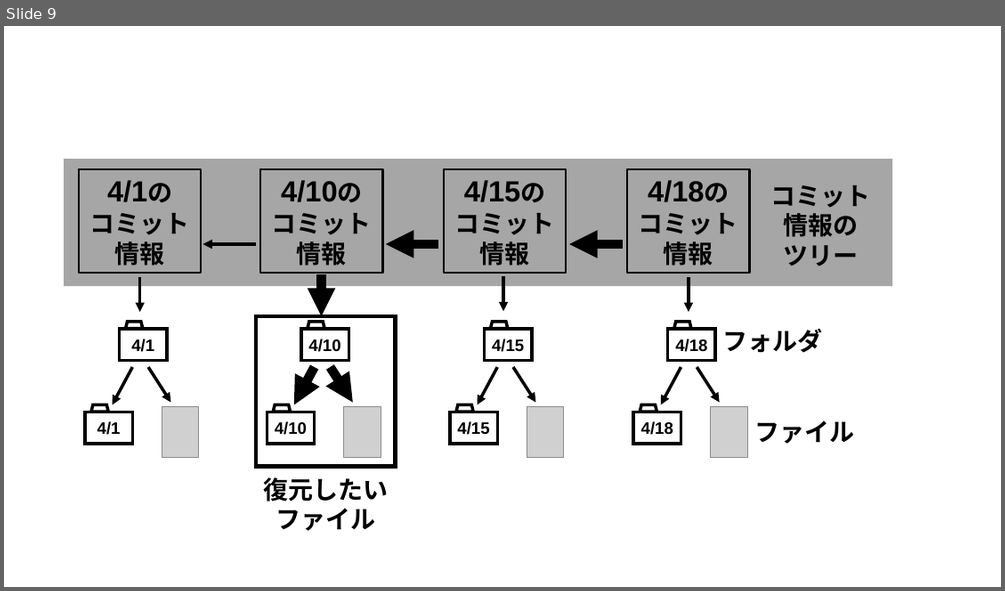
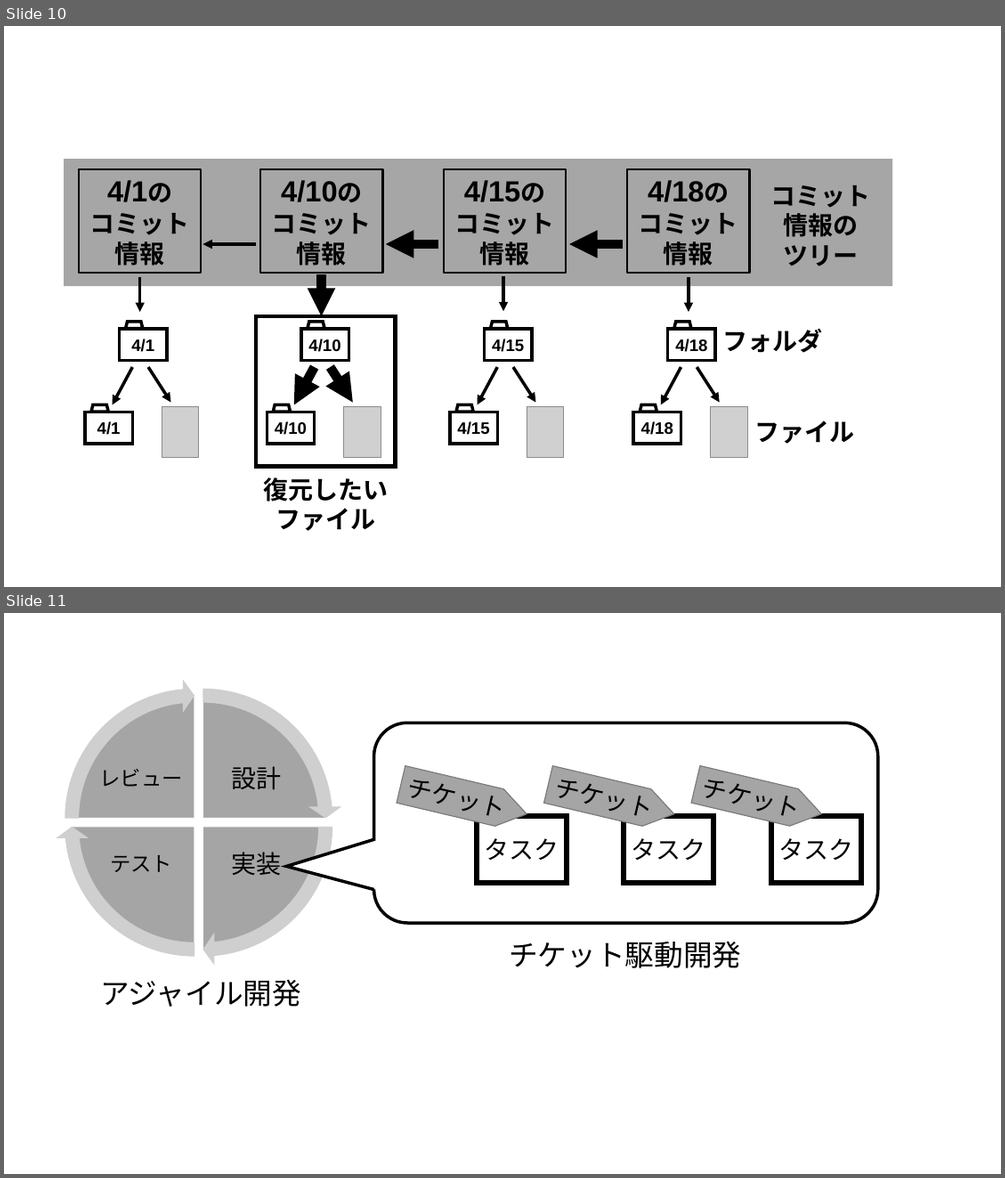
Before and after one commit to lithion/monthly, a slide deck: 1_tex_edit/月例 図/git図素材.pptx. Shown one above the other, each under a label of ours: slide 9 before the commit, slides 10 and 11 after it. The pictures are 1005x591 and 1005x1178 pixels, drawn with LibreOffice and Linux fonts; fonts in the diff are those of the drawing; grey boxes stand for pictures. Boxes give left, top, right and bottom in pixels: in the first picture for what was removed or moved away, otherwise in the second. Text is boxed around its words. In the diff, an @@ line names an element or a change of style, - is before the commit and + after.

```diff
--- a/1_tex_edit/月例 図/git図素材.pptx
+++ b/1_tex_edit/月例 図/git図素材.pptx
@@ slide 11 added at (4,613,1001,1174), background #FFFFFF @@
@@ group added at (56,679,342,965): 4 pie slice (boxed as its full ellipse)s, 4 texts, 4 circular arrows @@
+設計
+実装
+テスト
+レビュー
@@ rounded speech box added at (374,723,878,924), fill #FFFFFF, outline #000000 3 pt @@
@@ pentagon arrow added at (396,765,532,832), fill #A5A5A5, outline #7A7A7A 1 pt, 24 pt, text #000000 @@
+チケット
@@ pentagon arrow added at (544,765,679,832), fill #A5A5A5, outline #7A7A7A 1 pt, 24 pt, text #000000 @@
+チケット
@@ pentagon arrow added at (692,765,826,832), fill #A5A5A5, outline #7A7A7A 1 pt, 24 pt, text #000000 @@
+チケット
@@ rectangle added at (477,816,566,883), fill #FFFFFF, outline #000000 5 pt, 24 pt, text #000000 @@
+タスク
@@ rectangle added at (624,816,713,883), fill #FFFFFF, outline #000000 5 pt, 24 pt, text #000000 @@
+タスク
@@ rectangle added at (771,816,861,883), fill #FFFFFF, outline #000000 5 pt, 24 pt, text #000000 @@
+タスク
@@ text added at (509,941,741,968), 28 pt, text #000000 @@
+チケット駆動開発
@@ text added at (101,979,301,1006), 28 pt, text #000000 @@
+アジャイル開発
@@ what was slide 9 is now slide 10 @@
```
Also in this commit, not shown: 1 other slide added, 10 other files.
